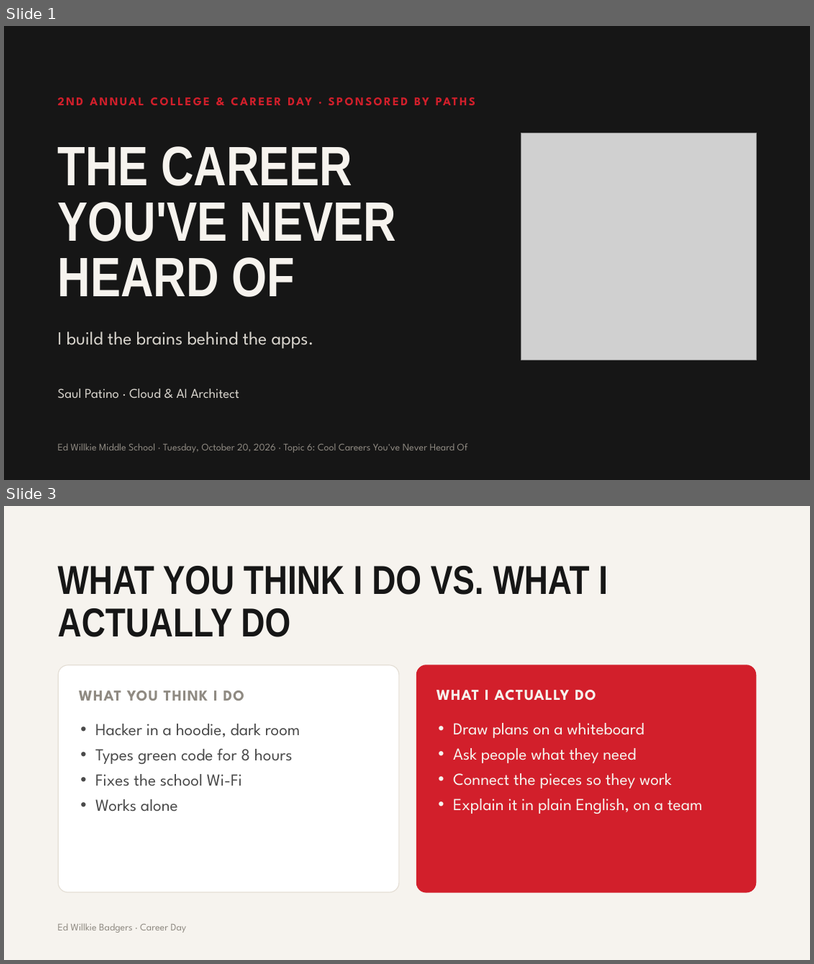
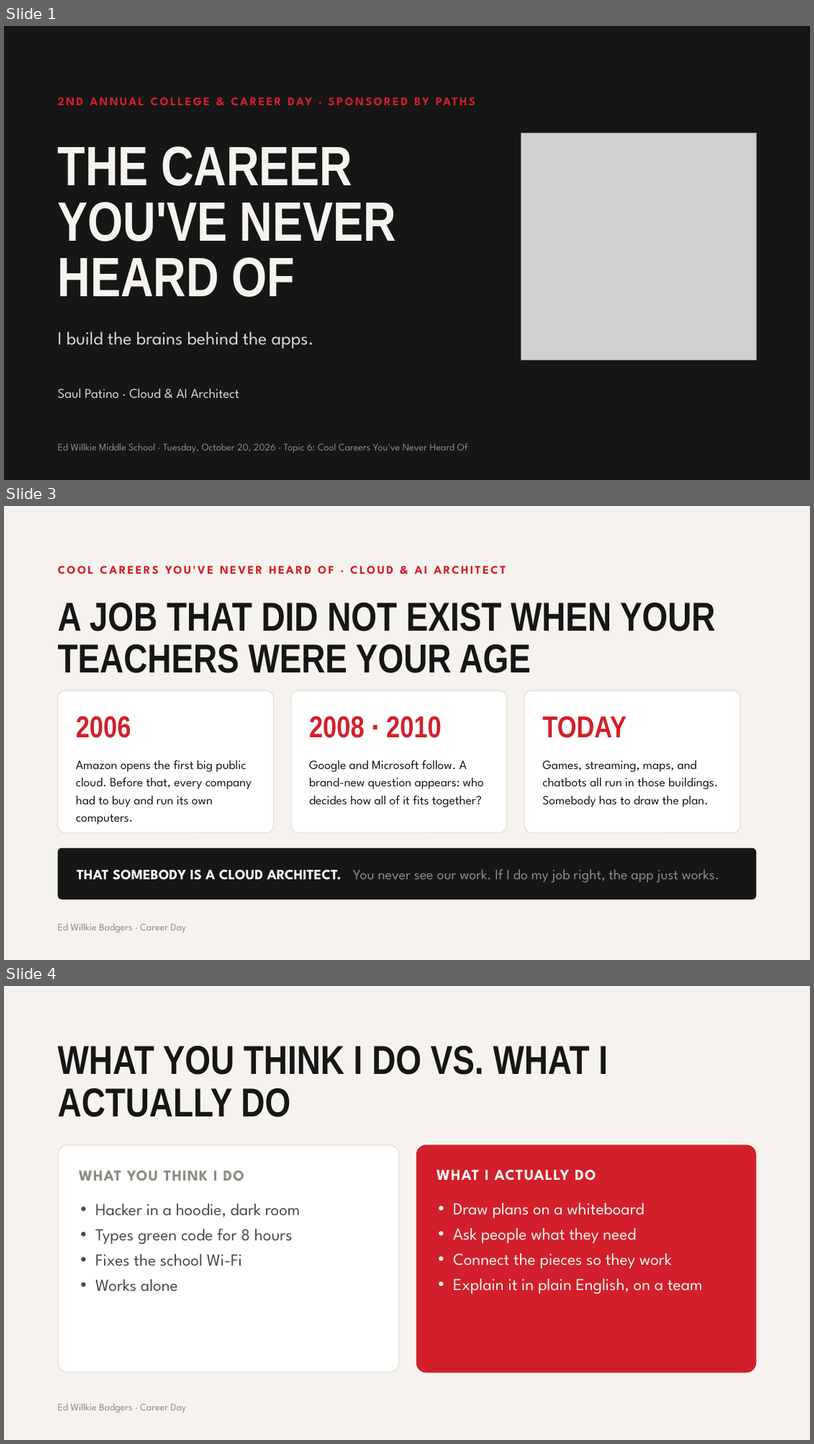
Before and after one commit to HybridCloudWorks/Demo-Ed_Willkie_Badger_Bot, a slide deck: docs/Career_Day_2026_EWMS.pptx. Shown one above the other, each under a label of ours: slides 1 and 3 before the commit, slides 1, 3 and 4 after it; the slides between them are not shown. The pictures are 814x964 and 814x1444 pixels, drawn with LibreOffice and Linux fonts; fonts in the diff are those of the drawing; grey boxes stand for pictures. Boxes give left, top, right and bottom in pixels: in the first picture for what was removed or moved away, otherwise in the second. Text is boxed around its words. In the diff, an @@ line names an element or a change of style, - is before the commit and + after.

```diff
--- a/docs/Career_Day_2026_EWMS.pptx
+++ b/docs/Career_Day_2026_EWMS.pptx
@@ slide 3 added at box(4, 506, 810, 960), background #F6F3EE @@
@@ text added at box(58, 560, 778, 578), 14 pt, text #D21F2B, bold @@
+COOL CAREERS YOU'VE NEVER HEARD OF · CLOUD & AI ARCHITECT
@@ title added at box(58, 602, 715, 673), 48 pt, text #161616, bold @@
+A JOB THAT DID NOT EXIST WHEN YOUR TEACHERS WERE YOUR AGE
@@ rounded rectangle added at box(58, 690, 274, 833), fill #FFFFFF, outline #E4DED5 1 pt @@
@@ rounded rectangle added at box(291, 690, 507, 833), fill #FFFFFF, outline #E4DED5 1 pt @@
@@ rounded rectangle added at box(525, 690, 741, 833), fill #FFFFFF, outline #E4DED5 1 pt @@
@@ text added at box(76, 716, 131, 738), 36 pt, text #D21F2B, bold @@
+2006
@@ text added at box(309, 716, 442, 738), 36 pt, text #D21F2B, bold @@
+2008 · 2010
@@ text added at box(543, 716, 627, 738), 36 pt, text #D21F2B, bold @@
+TODAY
@@ text added at box(76, 759, 252, 824), 15 pt, text #161616 @@
+Amazon opens the first big public cloud. Before that, every company had to buy and run its own computers.
@@ text added at box(309, 759, 484, 807), 15 pt, text #161616 @@
+Google and Microsoft follow. A brand-new question appears: who decides how all of it fits together?
@@ text added at box(543, 760, 718, 807), 15 pt, text #161616 @@
+Games, streaming, maps, and chatbots all run in those buildings. Somebody has to draw the plan.
@@ rounded rectangle added at box(58, 848, 756, 899), fill #161616 @@
@@ text added at box(77, 869, 720, 882), 17 pt, text #8F8A82 @@
+THAT SOMEBODY IS A CLOUD ARCHITECT. You never see our work. If I do my job right, the app just works.
@@ text added at box(58, 923, 187, 932), 12 pt, text #8F8A82 @@
+Ed Willkie Badgers · Career Day
@@ what was slide 3 is now slide 4 @@
```
Also in this commit, not shown: 3 slides changed, 1 other slide added, 2 other files.
